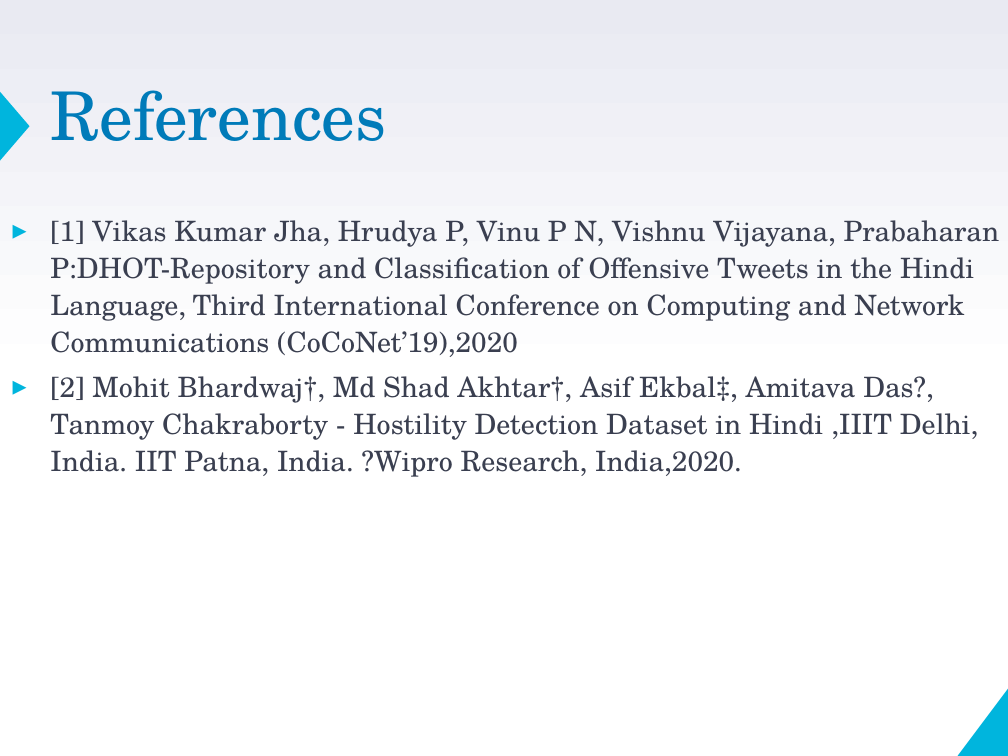
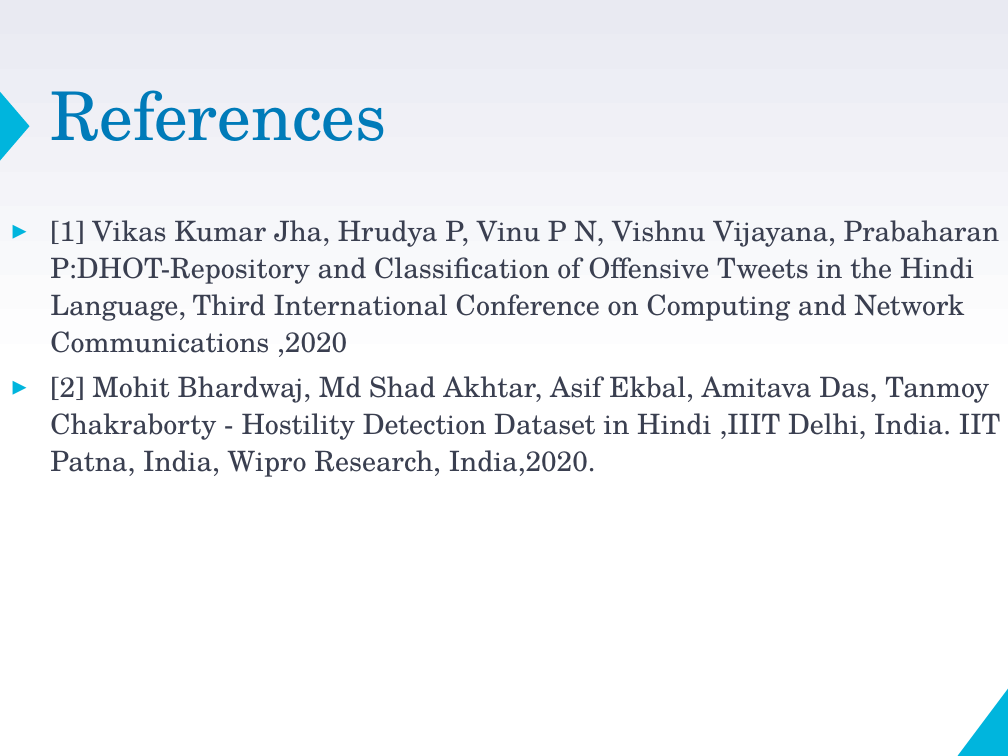
Before and after one commit to VarunBohara/Mini-Project-Documents, a slide deck: slide 11 of Review2_ppt.pptm (slide 4 before the commit). Drawn at 1008x756 pixels with LibreOffice and Linux fonts; fonts in the diff are those of the drawing. Boxes give left, top, right and bottom in pixels: in the first picture for what was removed or moved away, otherwise in the second. Text is boxed around its words. In the diff, an @@ line names an element or a change of style, - is before the commit and + after.

```diff
--- a/Review2_ppt.pptm
+++ b/Review2_ppt.pptm
@@ text at <box>50,220,1000,477</box>: text changed @@
-▸ [1] Vikas Kumar Jha, Hrudya P, Vinu P N, Vishnu Vijayana, Prabaharan P:DHOT-Repository and Classification of Offensive Tweets in the Hindi Language, Third International Conference on Computing and Network Communications (CoCoNet’19),2020
-▸ [2] Mohit Bhardwaj†, Md Shad Akhtar†, Asif Ekbal‡, Amitava Das?, Tanmoy Chakraborty - Hostility Detection Dataset in Hindi ,IIIT Delhi, India. IIT Patna, India. ?Wipro Research, India,2020.
+▸ [1] Vikas Kumar Jha, Hrudya P, Vinu P N, Vishnu Vijayana, Prabaharan P:DHOT-Repository and Classification of Offensive Tweets in the Hindi Language, Third International Conference on Computing and Network Communications ,2020
+▸ [2] Mohit Bhardwaj, Md Shad Akhtar, Asif Ekbal, Amitava Das, Tanmoy Chakraborty - Hostility Detection Dataset in Hindi ,IIIT Delhi, India. IIT Patna, India, Wipro Research, India,2020.
```
Also in this commit, not shown: 2 other slides changed, 7 slides added.
